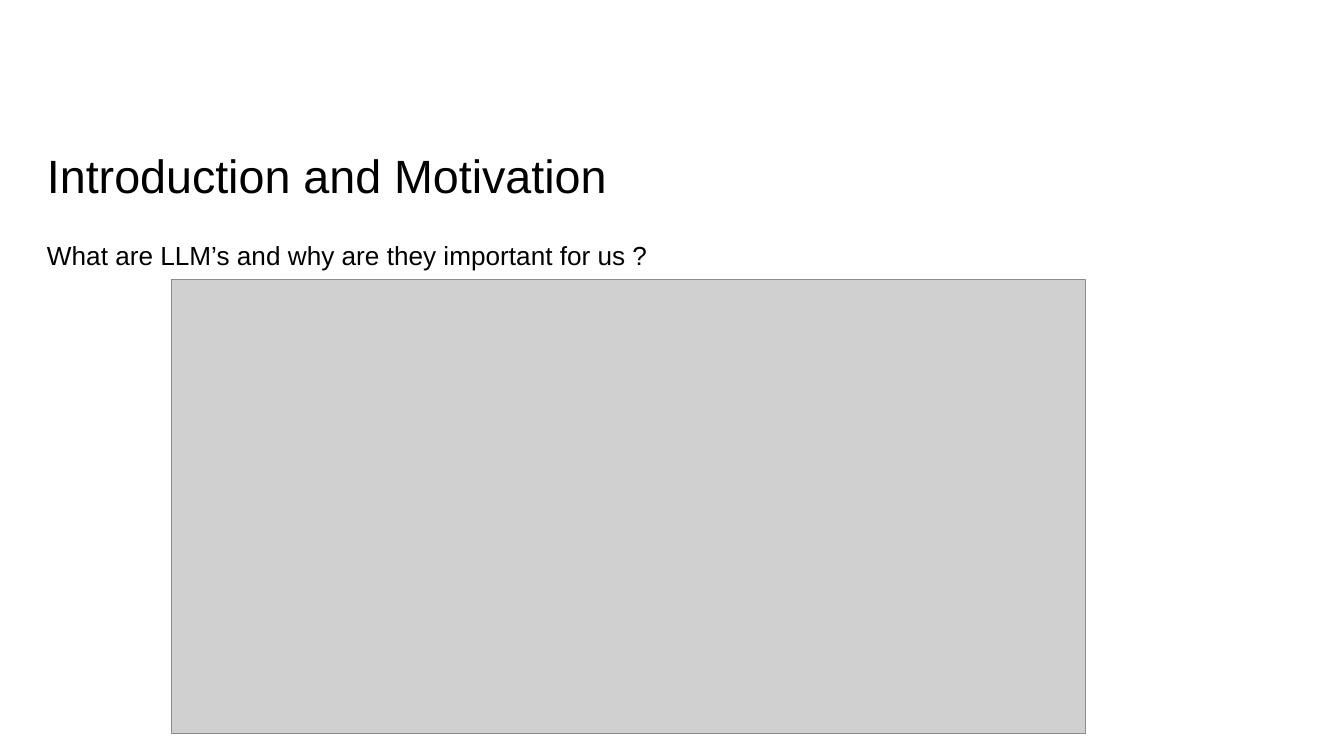
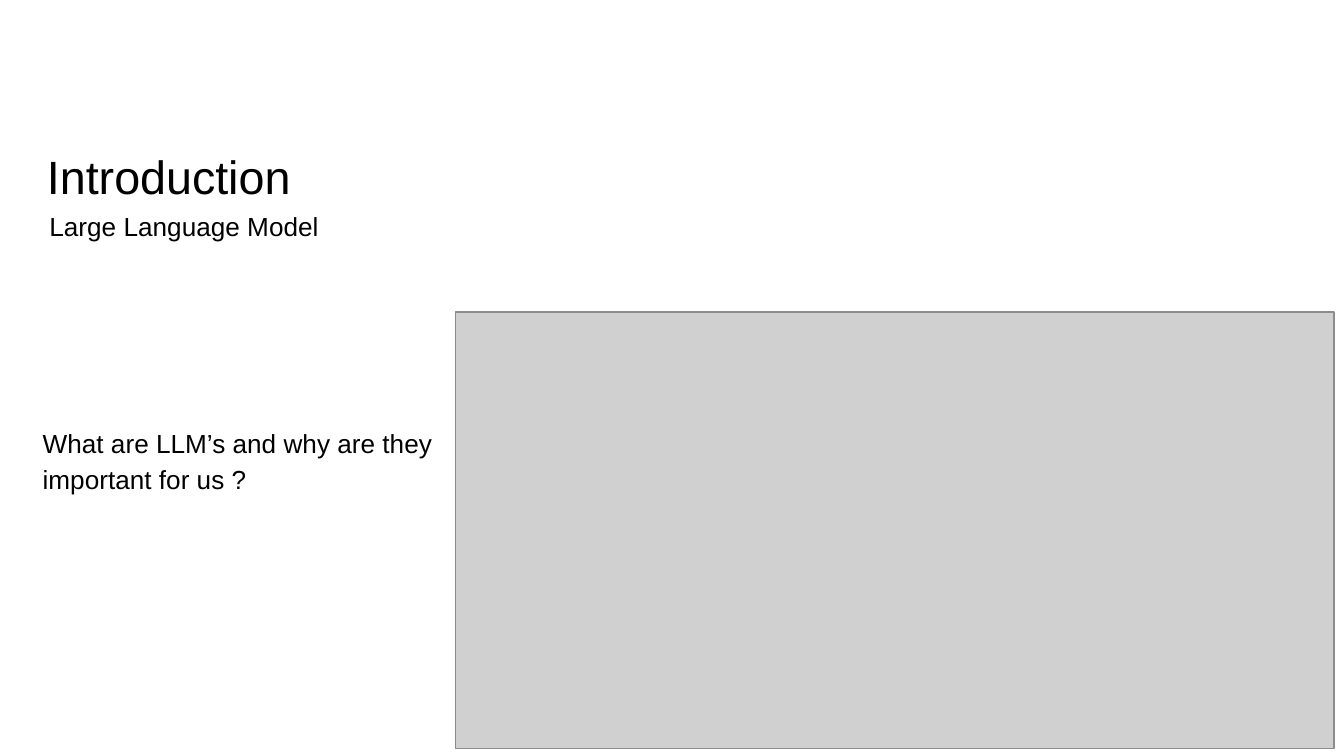
Before and after one commit to abraxas-dev/Knowledge-Graph-Creation-from-Text-with-LLMs, a slide deck: slide 5 of Mini-Project Presentation/mini-presentation.pptx (slide 3 before the commit). Drawn at 1344x756 pixels with LibreOffice and Linux fonts; fonts in the diff are those of the drawing; grey boxes stand for pictures; background and template pictures are left out. Boxes give left, top, right and bottom in pixels: in the first picture for what was removed or moved away, otherwise in the second. Text is boxed around its words. In the diff, an @@ line names an element or a change of style, - is before the commit and + after.

```diff
--- a/Mini-Project Presentation/mini-presentation.pptx
+++ b/Mini-Project Presentation/mini-presentation.pptx
@@ title at (47,160,291,195): text changed @@
-Introduction and Motivation
+Introduction
@@ text added at (49,217,318,242), 14 pt, text #000000 @@
+Large Language Model
@@ picture: place and size @@
-picture at (172,280,1086,734)
+picture at (456,312,1335,749)
@@ text "What are LLM’s and why ..." rewrapped from (47,246,626,271) to (43,434,431,495) @@
```
Also in this commit, not shown: 8 other slides changed, 1 slide added, 3 slides removed.
